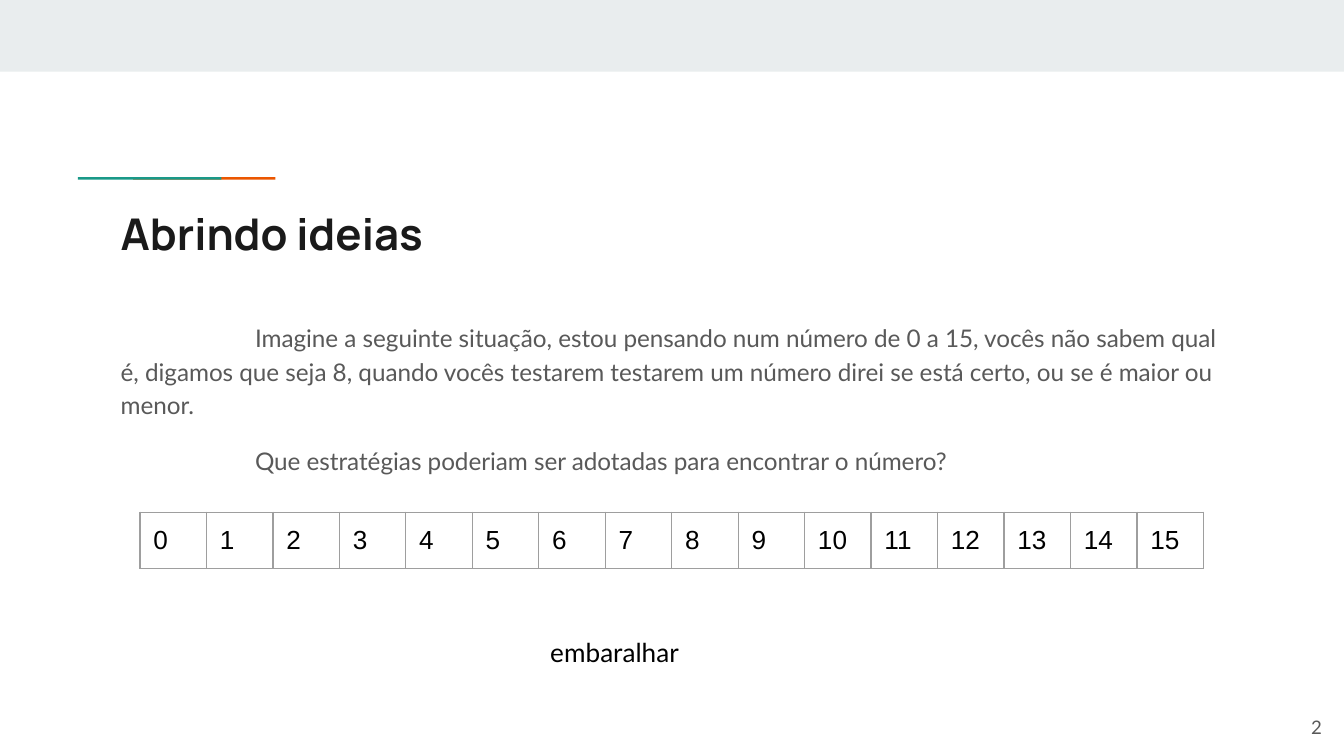
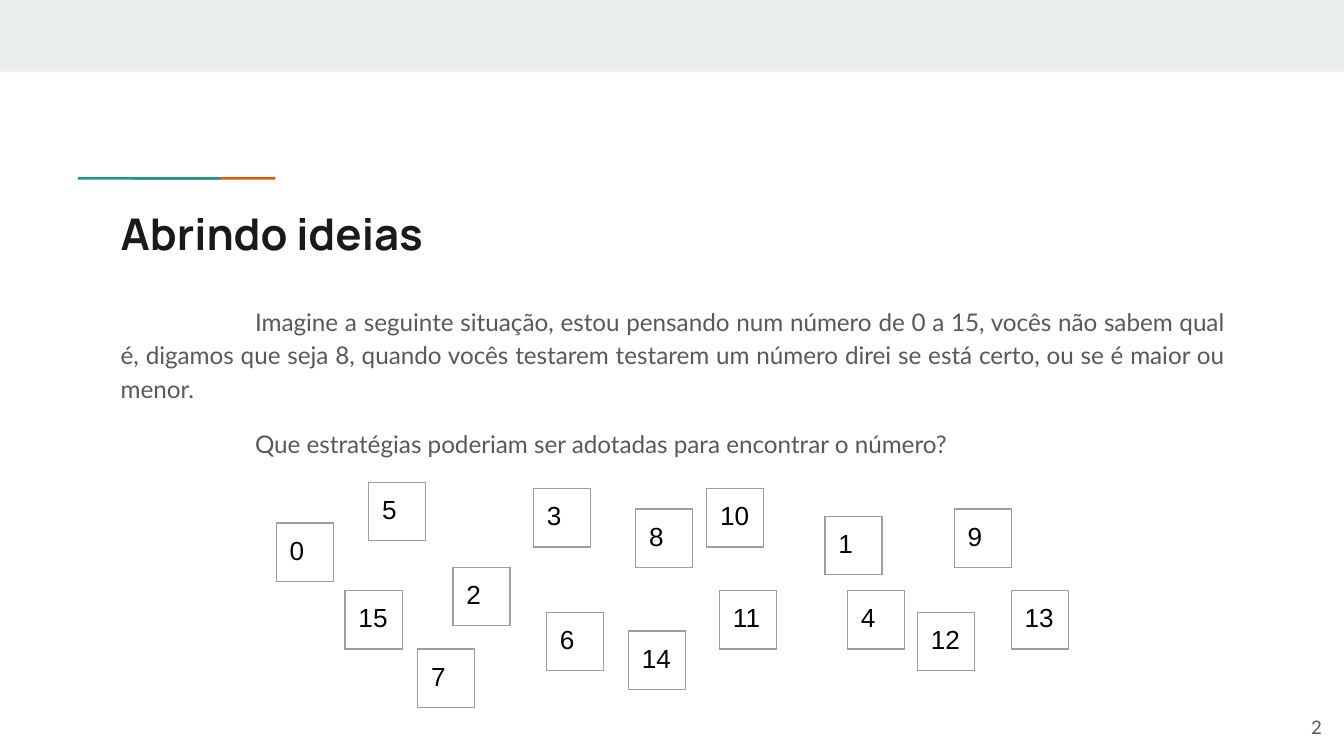
Before and after one commit to fpgues/treinamento-OBI-2023, a slide deck: slide 2 of estrategias/busca-binaria.pptx. Drawn at 1344x756 pixels with LibreOffice and Linux fonts; fonts in the diff are those of the drawing. Boxes give left, top, right and bottom in pixels: in the first picture for what was removed or moved away, otherwise in the second. Text is boxed around its words. In the diff, an @@ line names an element or a change of style, - is before the commit and + after.

```diff
--- a/estrategias/busca-binaria.pptx
+++ b/estrategias/busca-binaria.pptx
@@ text "Imagine a seguinte situação, estou ...": place and size @@
-text "Imagine a seguinte situação, estou ..." at (121, 329, 1216, 475)
+text "Imagine a seguinte situação, estou ..." at (121, 313, 1224, 458)
@@ text "Imagine a seguinte situação, estou ..." at (121, 313, 1224, 458): alignment left to justified @@
@@ table added at (368, 482, 425, 756), 1 rows, 1 columns @@
+5
@@ table added at (534, 489, 590, 756), 1 rows, 1 columns @@
+3
@@ table added at (636, 509, 692, 756), 1 rows, 1 columns @@
+8
@@ table added at (707, 489, 763, 756), 1 rows, 1 columns @@
+10
@@ table added at (954, 509, 1011, 756), 1 rows, 1 columns @@
+9
@@ table removed at (140, 512, 1193, 756), 1 rows, 16 columns @@
-0 | 1 | 2 | 3 | 4 | 5 | 6 | 7 | 8 | 9 | 10 | 11 | 12 | 13 | 14 | 15
@@ table added at (276, 523, 332, 756), 1 rows, 1 columns @@
+0
@@ table added at (825, 516, 882, 756), 1 rows, 1 columns @@
+1
@@ table added at (453, 567, 509, 756), 1 rows, 1 columns @@
+2
@@ table added at (345, 591, 402, 756), 1 rows, 1 columns @@
+15
@@ table added at (719, 591, 775, 756), 1 rows, 1 columns @@
+11
@@ table added at (847, 591, 903, 756), 1 rows, 1 columns @@
+4
@@ table added at (1011, 591, 1067, 756), 1 rows, 1 columns @@
+13
@@ table added at (547, 613, 603, 756), 1 rows, 1 columns @@
+6
@@ table added at (918, 613, 974, 756), 1 rows, 1 columns @@
+12
@@ table added at (418, 649, 474, 756), 1 rows, 1 columns @@
+7
@@ text removed at (550, 642, 679, 663) @@
-embaralhar
@@ table added at (629, 632, 685, 756), 1 rows, 1 columns @@
+14
```
Also in this commit, not shown: 6 other slides changed.
